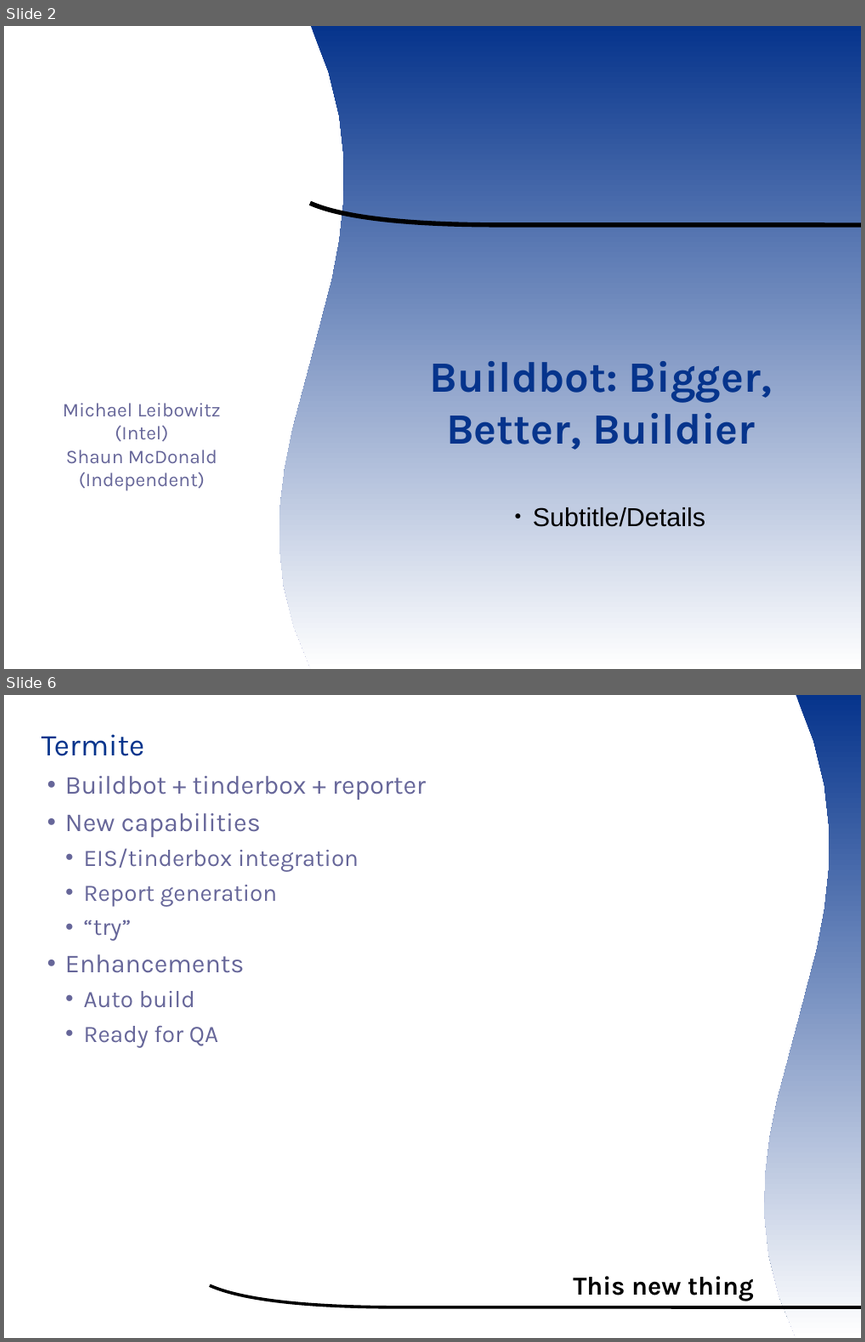
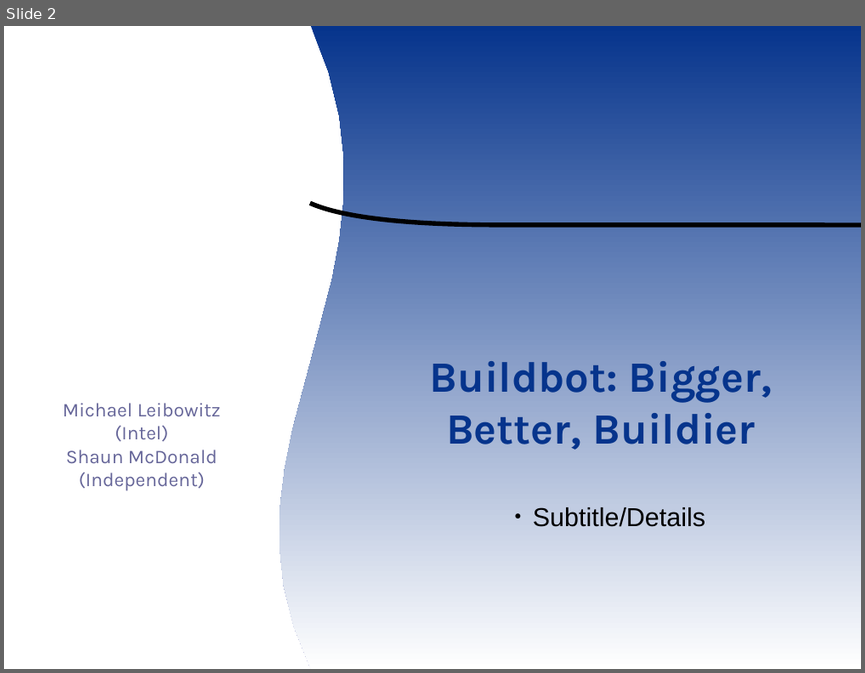
Before and after one commit to smsm1/ootermite, a slide deck: wiki/ooocon2007presentation.odp. Shown one above the other, each under a label of ours: slides 2 and 6 before the commit, slide 2 after it; the slides between them are not shown. The pictures are 865x1342 and 865x673 pixels, drawn with LibreOffice and Linux fonts; fonts in the diff are those of the drawing; background and template pictures are left out. Boxes give left, top, right and bottom in pixels: in the first picture for what was removed or moved away, otherwise in the second. Text is boxed around its words. In the diff, an @@ line names an element or a change of style, - is before the commit and + after.

```diff
--- a/wiki/ooocon2007presentation.odp
+++ b/wiki/ooocon2007presentation.odp
@@ slide 6 removed at <box>4,695,861,1338</box>, background #FFFFFF @@
@@ freeform shape removed at <box>765,695,861,1338</box> @@
@@ text removed at <box>41,734,426,1047</box> @@
-  Termite
-  ● Buildbot + tinderbox + reporter
-  ● New capabilities
-    ● EIS/tinderbox integration
-    ● Report generation
-    ● “try”
-  ● Enhancements
-    ● Auto build
-    ● Ready for QA
@@ title removed at <box>573,1276,754,1301</box> @@
-This new thing
@@ freeform shape removed at <box>210,1285,861,1307</box> @@
```
Also in this commit, not shown: 2 slides changed, 9 slides added, 9 other slides removed.
